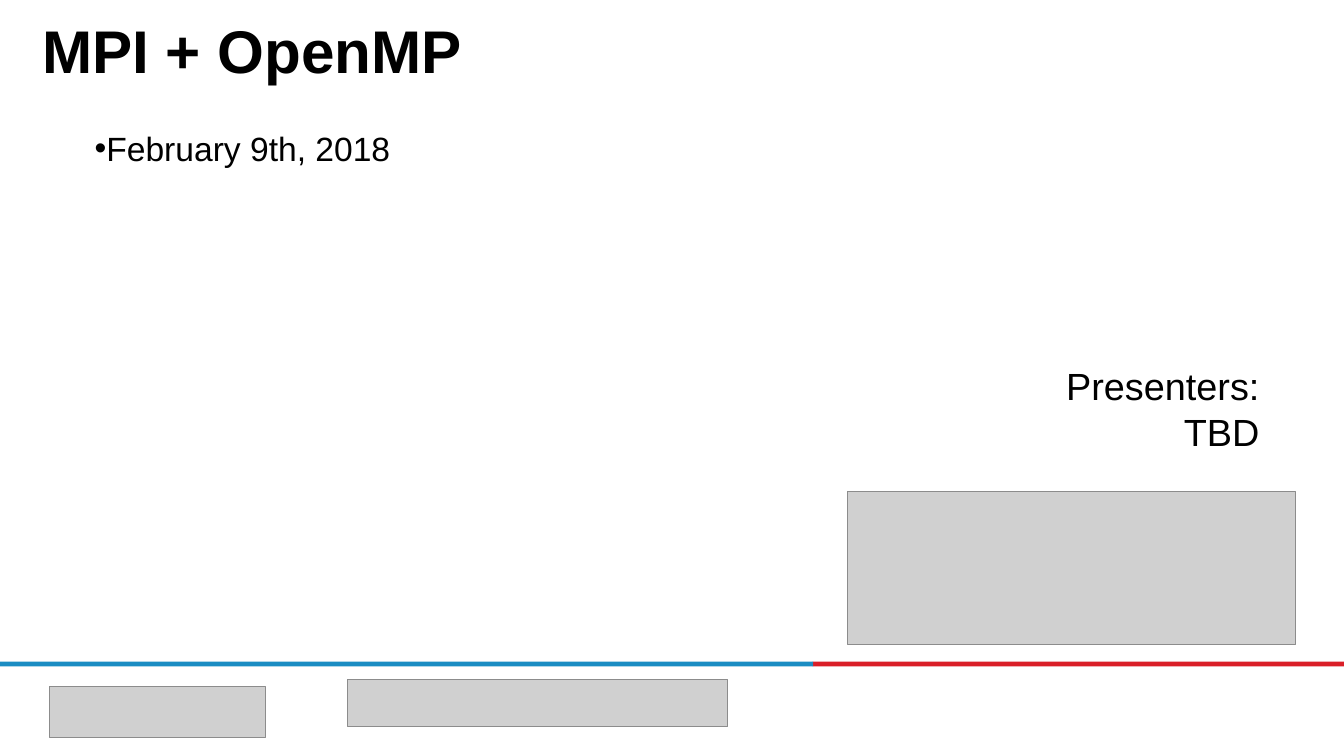
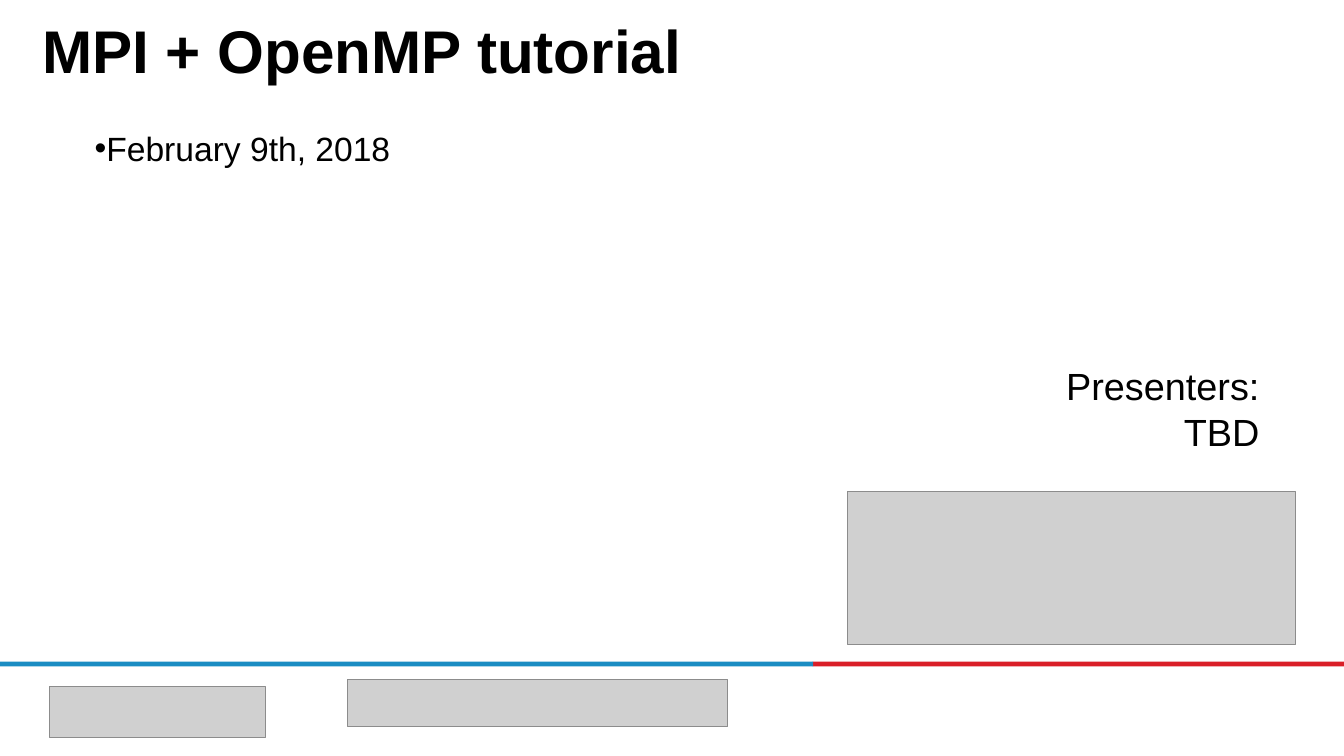
Before and after one commit to kongm/ecp-openmp-material, a slide deck: slide 1 of MPI-OpenMP-tutorial.pptx. Drawn at 1344x756 pixels with LibreOffice and Linux fonts; fonts in the diff are those of the drawing; grey boxes stand for pictures; background and template pictures are left out. Boxes give left, top, right and bottom in pixels: in the first picture for what was removed or moved away, otherwise in the second. Text is boxed around its words. In the diff, an @@ line names an element or a change of style, - is before the commit and + after.

Commit message:
changes

```diff
--- a/MPI-OpenMP-tutorial.pptx
+++ b/MPI-OpenMP-tutorial.pptx
@@ title at bbox=[42, 29, 681, 84]: text changed @@
-MPI + OpenMP
+MPI + OpenMP tutorial
```
